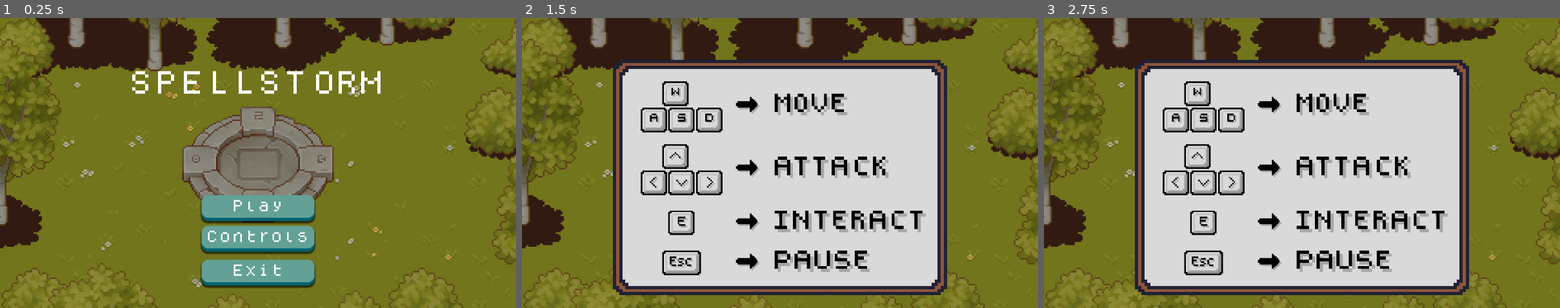
Above: before the commit, frames 1-3 (left to right).
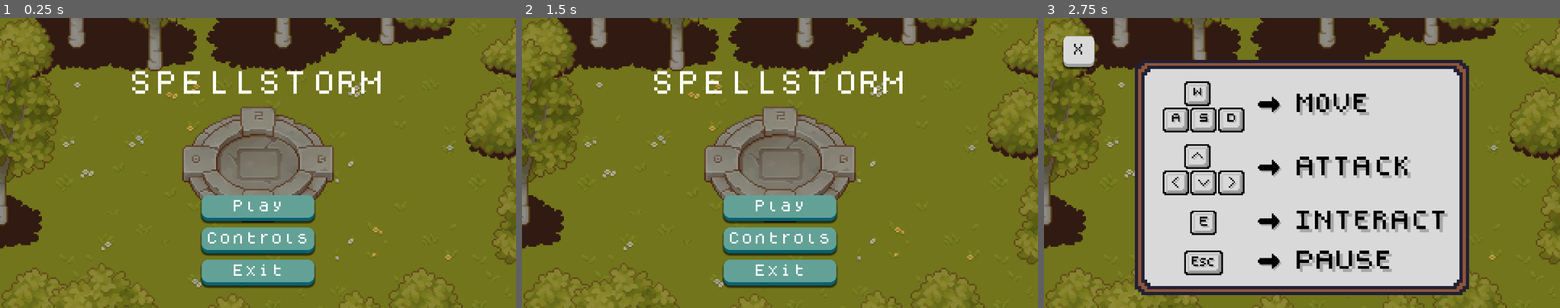
Above: after the commit, the same moments.

Repository: Kartik-Saini77/Spellstorm
Game: Godot game, scene res://scenes/menu.tscn
Two runs of this game, one before a commit and one after it. Both use one fixed random seed, a clock stepped at 60 frames per second and the inputs below.
Inputs (mouse positions are in pixels of both pictures, inside the frame that each line leads up to):
- Up to frame 1 (0.25 s): no input
- Up to frame 2 (1.5 s): click "Controls" at 0.5 s; click (558, 52) at 1.25 s, where only the run after the commit has a clickable "X"
- Up to frame 3 (2.75 s): click (1302, 209) at 2 s, where only the run after the commit has a clickable "Play"

The runs differ from the first frame. In frame 1, 0.8% of the frame differs, in the area x 39-61%, y 71-82%; in frame 2, 52%, in the area x 17-83%, y 14-96%; in frame 3, 0.7%.

Commit message:
Added /docs for github-pages

Diff:
--- a/scenes/menu.tscn
+++ b/scenes/menu.tscn
@@ -1541,6 +1541,51 @@
 "move_up": SubResource("Animation_0fb82")
 }
 
+[sub_resource type="StyleBoxFlat" id="StyleBoxFlat_o63n0"]
+bg_color = Color(0.85098, 0.85098, 0.85098, 1)
+border_width_bottom = 2
+border_color = Color(0.627451, 0.627451, 0.627451, 1)
+corner_radius_top_left = 3
+corner_radius_top_right = 3
+corner_radius_bottom_right = 3
+corner_radius_bottom_left = 3
+corner_detail = 4
+shadow_size = 1
+shadow_offset = Vector2(0, 1)
+anti_aliasing = false
+
+[sub_resource type="StyleBoxFlat" id="StyleBoxFlat_v27xh"]
+bg_color = Color(0.745581, 0.74558, 0.74558, 1)
+border_width_bottom = 2
+border_color = Color(0.497474, 0.497474, 0.497474, 1)
+corner_radius_top_left = 3
+corner_radius_top_right = 3
+corner_radius_bottom_right = 3
+corner_radius_bottom_left = 3
+corner_detail = 4
+shadow_size = 1
+shadow_offset = Vector2(0, 1)
+anti_aliasing = false
+
+[sub_resource type="StyleBoxFlat" id="StyleBoxFlat_t6x7q"]
+bg_color = Color(0.85098, 0.85098, 0.85098, 1)
+border_width_bottom = 2
+border_color = Color(0.627451, 0.627451, 0.627451, 1)
+corner_radius_top_left = 3
+corner_radius_top_right = 3
+corner_radius_bottom_right = 3
+corner_radius_bottom_left = 3
+corner_detail = 4
+shadow_size = 1
+shadow_offset = Vector2(0, 1)
+anti_aliasing = false
+
+[sub_resource type="Theme" id="Theme_bctq5"]
+Button/styles/disabled = SubResource("StyleBoxFlat_o63n0")
+Button/styles/hover = SubResource("StyleBoxFlat_v27xh")
+Button/styles/normal = SubResource("StyleBoxFlat_t6x7q")
+Button/styles/pressed = SubResource("StyleBoxFlat_t6x7q")
+
 [node name="Menu" type="Control"]
 layout_mode = 3
 anchors_preset = 15
@@ -1632,9 +1677,9 @@
 z_index = 15
 anchors_preset = 0
 offset_left = 125.0
-offset_top = 129.0
+offset_top = 130.0
 offset_right = 195.0
-offset_bottom = 145.0
+offset_bottom = 146.0
 theme = SubResource("Theme_6ntqa")
 
 [node name="Button" type="Button" parent="Control"]
@@ -1719,6 +1764,27 @@
 scale = Vector2(0.954248, 0.954248)
 texture = ExtResource("8_2o5bq")
 
+[node name="X_Button" type="Button" parent="Controls_Sprite2D"]
+offset_left = -155.0
+offset_top = -92.0
+offset_right = -135.0
+offset_bottom = -72.0
+focus_mode = 0
+theme = SubResource("Theme_bctq5")
+theme_type_variation = &"FlatButton"
+theme_override_colors/font_disabled_color = Color(0, 0, 0, 1)
+theme_override_colors/font_hover_pressed_color = Color(0, 0, 0, 1)
+theme_override_colors/font_hover_color = Color(0, 0, 0, 1)
+theme_override_colors/font_pressed_color = Color(0, 0, 0, 1)
+theme_override_colors/font_focus_color = Color(0, 0, 0, 1)
+theme_override_colors/font_color = Color(0, 0, 0, 1)
+theme_override_colors/font_outline_color = Color(0, 0, 0, 1)
+theme_override_fonts/font = ExtResource("1_ukqvb")
+theme_override_font_sizes/font_size = 8
+text = "X"
+icon_alignment = 1
+
 [connection signal="pressed" from="Play/Button" to="." method="_on_play_pressed"]
 [connection signal="pressed" from="Control/Button" to="." method="_on_controls_pressed"]
 [connection signal="pressed" from="Exit/Button" to="." method="_on_exit_pressed"]
+[connection signal="pressed" from="Controls_Sprite2D/X_Button" to="." method="_on_x_button_pressed"]
--- a/scripts/menu.gd
+++ b/scripts/menu.gd
@@ -1,10 +1,11 @@
 extends Control
 
-#To make any changes in the menu scene, also make the same changes in the animatioln player
+#To make any changes in the menu scene, also make the same changes in the animation player
 
 @onready var play_button: Button = $Play/Button
 @onready var controls_button: Button = $Control/Button
 @onready var exit_button: Button = $Exit/Button
+@onready var x_button: Button = $Controls_Sprite2D/X_Button
 @onready var animation_player: AnimationPlayer = $AnimationPlayer
 @onready var controls: Sprite2D = $Controls_Sprite2D
 @onready var high_score_label: Label = $"Stats/HighScore"
@@ -58,6 +59,9 @@
 		await get_tree().create_timer(0.1).timeout
 		enable_buttons()
 
+func _on_x_button_pressed() -> void:
+	emit_signal("any_button_pressed")
+
 func _notification(what):
 	if what == NOTIFICATION_WM_GO_BACK_REQUEST:
 		get_tree().quit()
--- a/scripts/player.gd
+++ b/scripts/player.gd
@@ -1,8 +1,8 @@
 extends CharacterBody2D
 
 @export var speed = 100.0
-@export var health: float = 100.0
 @export var max_health: float = 100.0
+@export var health: float = max_health
 
 @onready var sprite: AnimatedSprite2D = $Sprite
 @onready var screen_size: Vector2 = get_viewport_rect().size
Binary file added: assets/Spellstorm-icons/144x144.png
Not shown, added: assets/Spellstorm-icons/144x144.png.import
Binary file added: assets/Spellstorm-icons/180x180.png
Not shown, added: assets/Spellstorm-icons/180x180.png.import
Binary file added: docs/index.apple-touch-icon.png
Not shown, added: docs/index.apple-touch-icon.png.import
Binary file added: docs/index.icon.png
Not shown, added: docs/index.icon.png.import
Binary file added: docs/index.png
Not shown, added: docs/index.png.import
Not shown: 1 places in scenes/menu.tscn that only renumber resources
Not shown, added: docs/coi-serviceworker.js
(and 5 more such lines)
